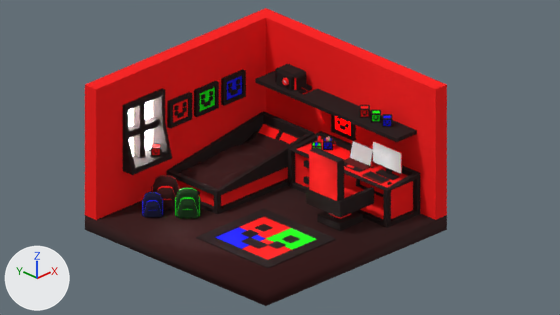
Renders of the Blender file Assets/Materials/Room V2.blend from each side of a commit.
Camera for both pictures: the file's camera 'Camera'. The axes (+X, +Y, +Z) are drawn at lower left. The lights are the same throughout.

The first picture shows 'Bed', 'Blanket', 'Chair', 'Cube.002', 'Ground', 'Laptop', 'M-Unity Cube.003', 'M-Unity Cube.009', 'Monitor', 'Shelf', 'Table', 'Walls2', 'Window'.
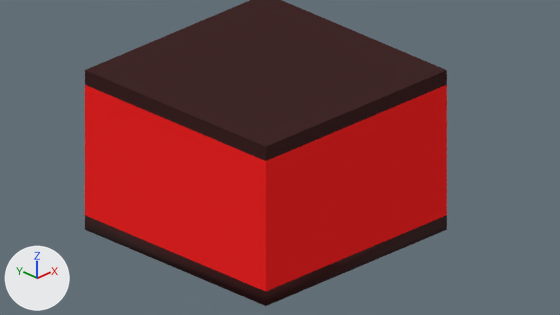
The newer file is also turned or shifted as a whole; pictures and numbers use the older file's frame.

Location of each change, (x1, y1, x2, y2) in pixels of the pictures (560 x 315 px; the box of a moved part takes in the faces that stretch with it):
'Walls1', shown (red): after (96, 89, 436, 291)
'Ground.001', shown: after (85, 0, 447, 161)
part 1 of me_cube_007, moved or reshaped (not visible afterwards): before (349, 141, 373, 167)
part 2 of me_cube_007, rebuilt (not visible afterwards): before (344, 158, 370, 172)
part 3 of me_cube_037, moved or reshaped (not visible afterwards): before (288, 131, 420, 228)
'Walls2', unchanged, covered by the edit: before (85, 8, 447, 220); after (85, 85, 447, 220)
'Ground', unchanged, covered by the edit: before (85, 185, 447, 306); after (85, 215, 447, 306)
'Bed', unchanged, covered by the edit: before (167, 112, 315, 214)
'M-Unity Cube.009', unchanged, covered by the edit: before (196, 208, 336, 268)

Edits to the bpy script that builds the scene:
```text
Change me_cube_007:
    used by ob_laptop; location = (0.579, -1.0, -0.261)
    remove me_cube_007.from_pydata(...)  # 32 vertices, 28 faces; spans x -0.119..0.149, y -0.188..0.188, z -0.04..0.191
    add me_cube_007.from_pydata(...)  # 32 vertices, 29 faces; spans x -0.068..0.2, y -0.187..0.188, z -0.029..0.203
    me_cube_007 part 1: the loose piece of 12 vertices spanning x 0.084..0.149, y -0.188..0.188, z -0.03..0.191 is moved by (0.051, 0.0, 0.011)
    me_cube_007 part 2: the loose piece of 20 vertices spanning x -0.119..0.104, y -0.188..0.188, z -0.04..-0.028 is rebuilt with 20 vertices and now spans x -0.068..0.154, y -0.187..0.188, z -0.029..-0.017
Change me_cube_037:
    used by ob_table; location = (0.6, -0.9, -0.525)
    remove me_cube_037.from_pydata(...)  # 75 vertices, 99 faces; spans x -0.29..0.29, y -0.94..0.82, z -0.29..0.29
    add me_cube_037.from_pydata(...)  # 75 vertices, 99 faces; spans x -0.29..0.29, y -0.94..0.82, z -0.28..0.3
    me_cube_037 part 3: 69 vertices removed from x -0.29..0.29, y -0.94..0.82, z -0.29..0.29; 69 vertices added at x -0.29..0.29, y -0.94..0.82, z -0.28..0.3
Change ob_walls1:
    remove ob_walls1.hide_set(True)
Change ob_ground_001:
    remove ob_ground_001.hide_set(True)
```
